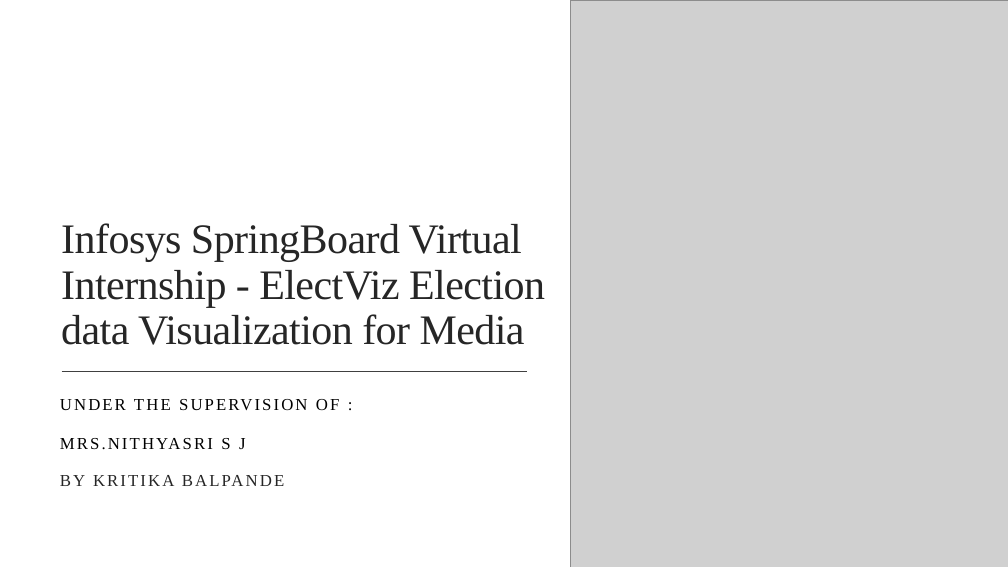
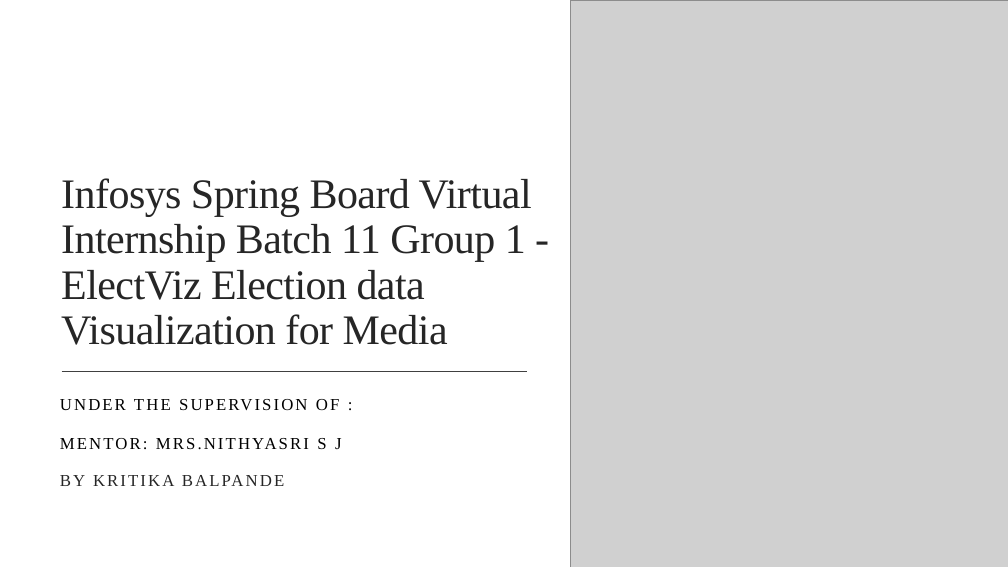
Before and after one commit to aryamishra452/Infosys_Springboard_Virtual_Internship-2026_Batch-11_Team-B, a slide deck: slide 1 of Team Members PPT/KritikaBalpande_ppt.pptx. Drawn at 1008x567 pixels with LibreOffice and Linux fonts; fonts in the diff are those of the drawing; grey boxes stand for pictures. Boxes give left, top, right and bottom in pixels: in the first picture for what was removed or moved away, otherwise in the second. Text is boxed around its words. In the diff, an @@ line names an element or a change of style, - is before the commit and + after.

```diff
--- a/Team Members PPT/KritikaBalpande_ppt.pptx
+++ b/Team Members PPT/KritikaBalpande_ppt.pptx
@@ title at (61, 178, 532, 345): text changed @@
-Infosys SpringBoard Virtual Internship - ElectViz Election data Visualization for Media
+Infosys Spring Board Virtual Internship Batch 11 Group 1 - ElectViz Election data Visualization for Media
@@ subtitle at (317, 438, 342, 449): text changed @@
-MRS.NITHYASRI S J
+MENTOR: MRS.NITHYASRI S J
```
Also in this commit, not shown: 5 other slides changed, 1 slide added, 3 slides removed.
